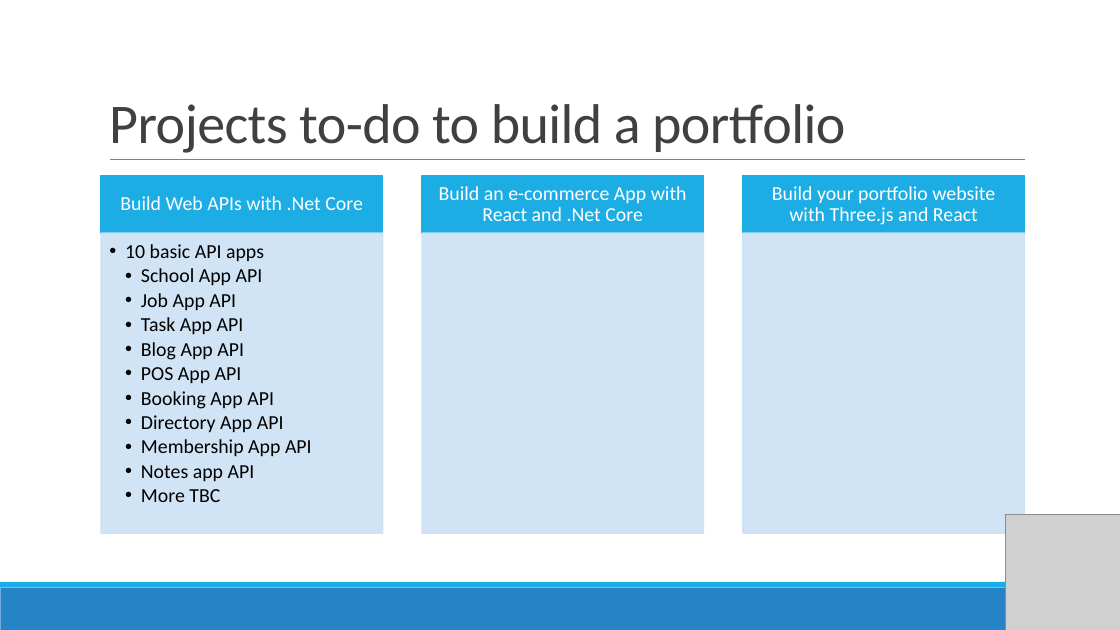
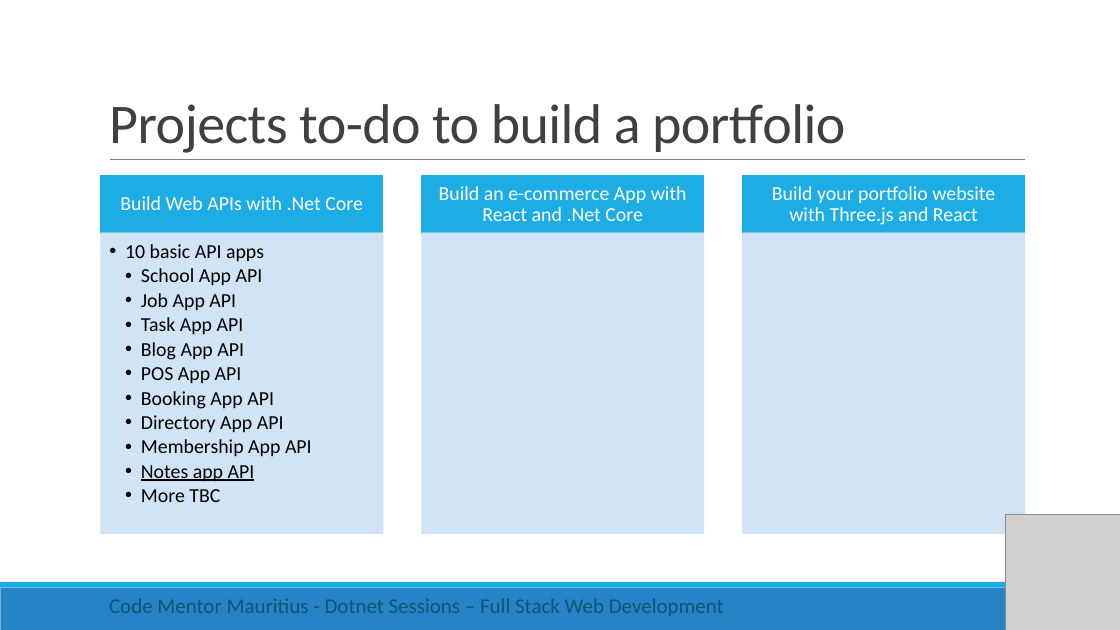
Before and after one commit to rishigujadhur1/Slides, a slide deck: slide 4 of Dotnet/dotnet Session 1.pptx. Drawn at 1120x630 pixels with LibreOffice and Linux fonts; fonts in the diff are those of the drawing; grey boxes stand for pictures. Boxes give left, top, right and bottom in pixels: in the first picture for what was removed or moved away, otherwise in the second. Text is boxed around its words. In the diff, an @@ line names an element or a change of style, - is before the commit and + after.

Commit message:
Dotnet Session 2 - Login/Register

```diff
--- a/Dotnet/dotnet Session 1.pptx
+++ b/Dotnet/dotnet Session 1.pptx
@@ text at [141,465,255,482]: underline on in "Notes app API" @@
@@ text added at [109,598,724,616], 18 pt, text #0E5772 @@
+Code Mentor Mauritius - Dotnet Sessions – Full Stack Web Development
```
Also in this commit, not shown: 15 other slides changed, 3 other files.
